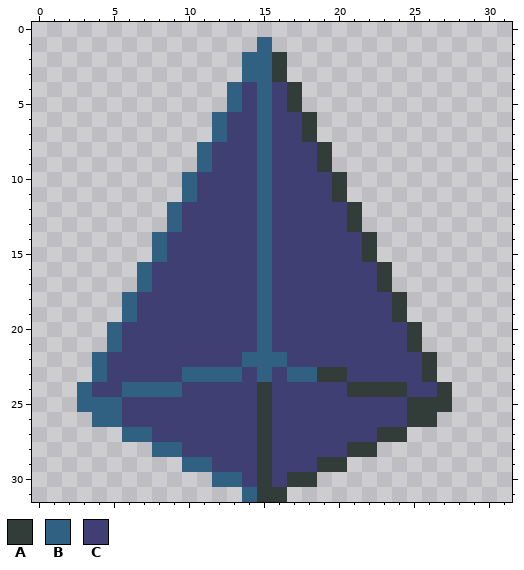
Two versions of one pixel-art file, games/my sprites/crystal_1.ase. Above, as it was before the edit.
32x32 pixels, 1 frame.
Palette (. is transparent): A #323c39  B #306082  C #3f3f74
Now the later version:
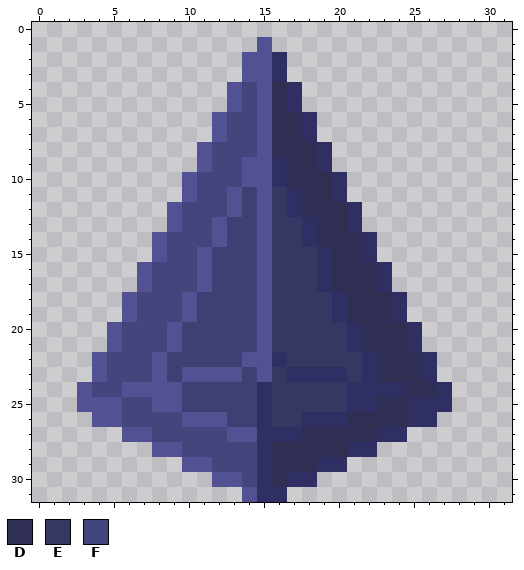
Colours new in this view: D #2f2f54  E #373763  F #45457d
The exact change:
Colour A changes from #323c39 to #2f2f63.
Colour B changes from #306082 to #515194.
The edit turns colour B into colour A in row 22 at x 16; in row 23 at x 17 to 18.
The edit turns colour C into colour A in rows 9 to 10 at x 16; in rows 11 to 12 at x 17; in rows 13 to 14 at x 18; in rows 15 to 17 at x 19; in rows 18 to 19 at x 20; in rows 20 to 21 at x 21.
The edit turns colour C into colour A in rows 22 to 23 at x 22; in row 25 at x 21 to 22; in row 26 at x 18 to 20; in row 27 at x 16 to 17.
The edit turns colour C into colour B in rows 9 to 10 at x 14; in rows 11 to 12 at x 13; in rows 13 to 14 at x 12; in rows 15 to 17 at x 11; in rows 18 to 19 at x 10; in rows 20 to 21 at x 9.
The edit turns colour C into colour B in rows 22 to 23 at x 8; in row 25 at x 8 to 9; in row 26 at x 10 to 12; in row 27 at x 13 to 14.
The edit turns colour C into colour D in rows 4 to 5 at x 16; in rows 6 to 7 at x 16 to 17; in row 8 at x 16 to 18; in row 9 at x 17 to 18; in row 10 at x 17 to 19; in row 11 at x 18 to 19.
The edit turns colour C into colour D in row 12 at x 18 to 20; in row 13 at x 19 to 20; in row 14 at x 19 to 21; in row 15 at x 20 to 21; in rows 16 to 17 at x 20 to 22; in rows 18 to 19 at x 21 to 23.
The edit turns colour C into colour D in rows 20 to 21 at x 22 to 24; in rows 22 to 23 at x 23 to 25; in row 24 at x 25 to 26; in row 25 at x 23 to 24; in row 26 at x 21 to 24; in row 27 at x 18 to 22.
The edit turns colour C into colour D in row 28 at x 16 to 20; in row 29 at x 16 to 18; in row 30 at x 16.
The edit turns colour C into colour E in rows 11 to 12 at x 16; in rows 13 to 14 at x 16 to 17; in rows 15 to 17 at x 16 to 18; in rows 18 to 19 at x 16 to 19; in rows 20 to 21 at x 16 to 20; in row 22 at x 17 to 21.
The edit turns colour C into colour E in row 23 at x 16 and 21; in rows 24 to 25 at x 16 to 20; in row 26 at x 16 to 17.
The edit turns colour C into colour F in rows 4 to 5 at x 14; in rows 6 to 7 at x 13 to 14; in row 8 at x 12 to 14; in row 9 at x 12 to 13; in row 10 at x 11 to 13; in row 11 at x 11 to 12.
The edit turns colour C into colour F in row 12 at x 10 to 12; in row 13 at x 10 to 11; in row 14 at x 9 to 11; in row 15 at x 9 to 10; in rows 16 to 17 at x 8 to 10; in rows 18 to 19 at x 7 to 9.
The edit turns colour C into colour F in rows 20 to 21 at x 6 to 8; in rows 22 to 23 at x 5 to 7; in row 24 at x 4 to 5; in row 25 at x 6 to 7; in row 26 at x 6 to 9; in row 27 at x 8 to 12.
The edit turns colour C into colour F in row 28 at x 10 to 14; in row 29 at x 12 to 14; in row 30 at x 14.
Where, in picture pixels (left, top, right, bottom), the same in both pictures:
changed: (77, 37, 452, 502)
